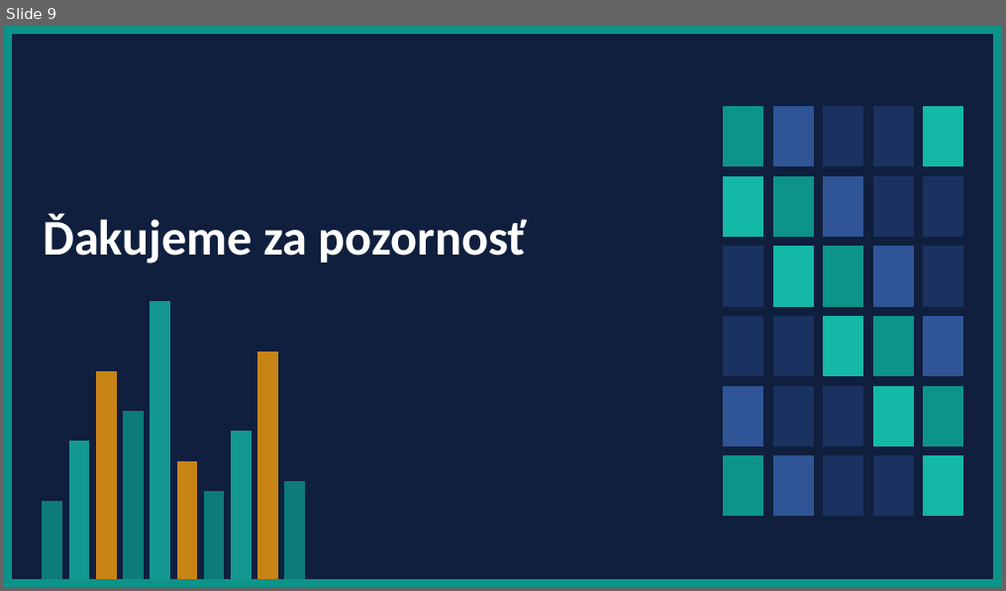
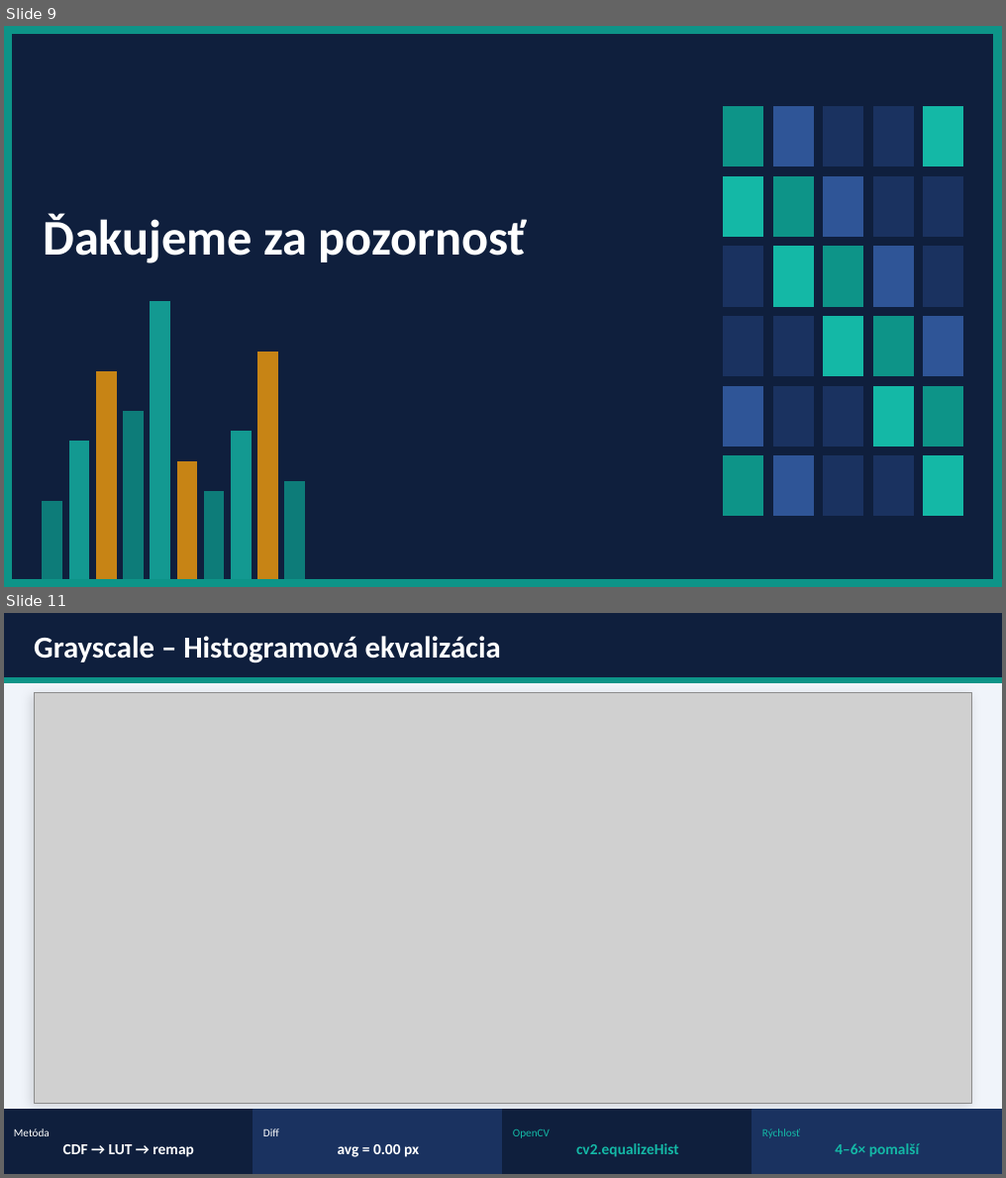
Before and after one commit to Martinbran/psvo_Kupec_Brandobur, a slide deck: Zadanie_3/Zadanie3_Prezentacia.pptx. Shown one above the other, each under a label of ours: slide 9 before the commit, slides 9 and 11 after it; the slides between them are not shown. The pictures are 1006x591 and 1006x1178 pixels, drawn with LibreOffice and Linux fonts; fonts in the diff are those of the drawing; grey boxes stand for pictures. Boxes give left, top, right and bottom in pixels: in the first picture for what was removed or moved away, otherwise in the second. Text is boxed around its words. In the diff, an @@ line names an element or a change of style, - is before the commit and + after.

```diff
--- a/Zadanie_3/Zadanie3_Prezentacia.pptx
+++ b/Zadanie_3/Zadanie3_Prezentacia.pptx
@@ slide 11 added at (4, 613, 1002, 1174), background #F0F4FA @@
@@ rectangle added at (4, 613, 1002, 678), fill #0F1F3D, outline #0F1F3D 1 pt @@
@@ text added at (34, 636, 501, 663), 22 pt, text #FFFFFF, bold @@
+Grayscale – Histogramová ekvalizácia
@@ rectangle added at (4, 678, 1002, 683), fill #0D9488, outline #0D9488 1 pt @@
@@ rectangle added at (34, 693, 972, 1102), fill #FFFFFF, outline #E2E8F0 1 pt @@
@@ picture added at (34, 693, 972, 1103) @@
@@ rectangle added at (4, 1110, 253, 1174), fill #0F1F3D, outline #0F1F3D 1 pt @@
@@ rectangle added at (253, 1110, 503, 1174), fill #1A3260, outline #1A3260 1 pt @@
@@ rectangle added at (503, 1110, 752, 1174), fill #0F1F3D, outline #0F1F3D 1 pt @@
@@ rectangle added at (752, 1110, 1002, 1174), fill #1A3260, outline #1A3260 1 pt @@
@@ text added at (14, 1129, 193, 1157), 11 pt, text #FFFFFF, bold @@
+Metóda
+CDF → LUT → remap
@@ text added at (263, 1129, 419, 1157), 11 pt, text #FFFFFF, bold @@
+Diff
+avg = 0.00 px
@@ text added at (513, 1130, 679, 1157), 11 pt, text #14B8A6, bold @@
+OpenCV
+cv2.equalizeHist
@@ text added at (762, 1129, 919, 1157), 11 pt, text #14B8A6, bold @@
+Rýchlosť
+4–6× pomalší
```
Also in this commit, not shown: 3 slides changed, 3 other slides added, 1 other file.
